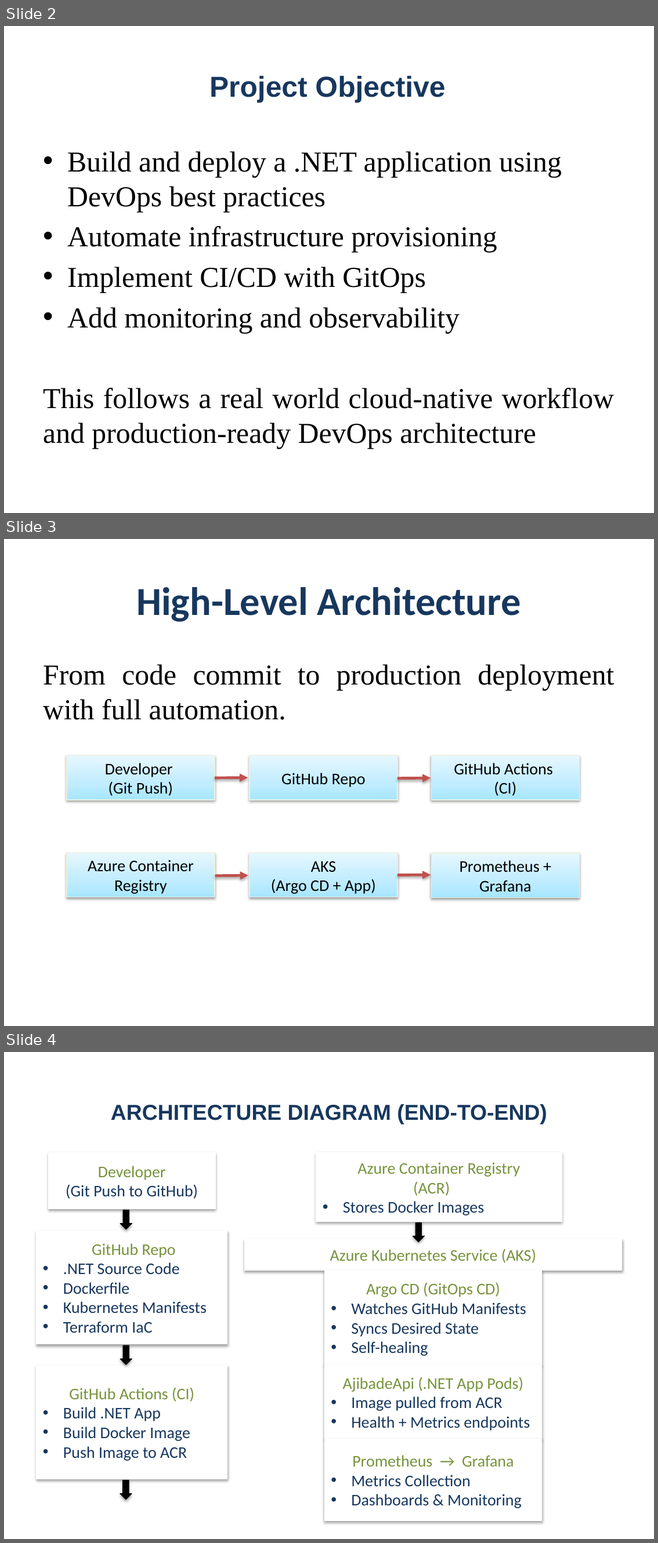
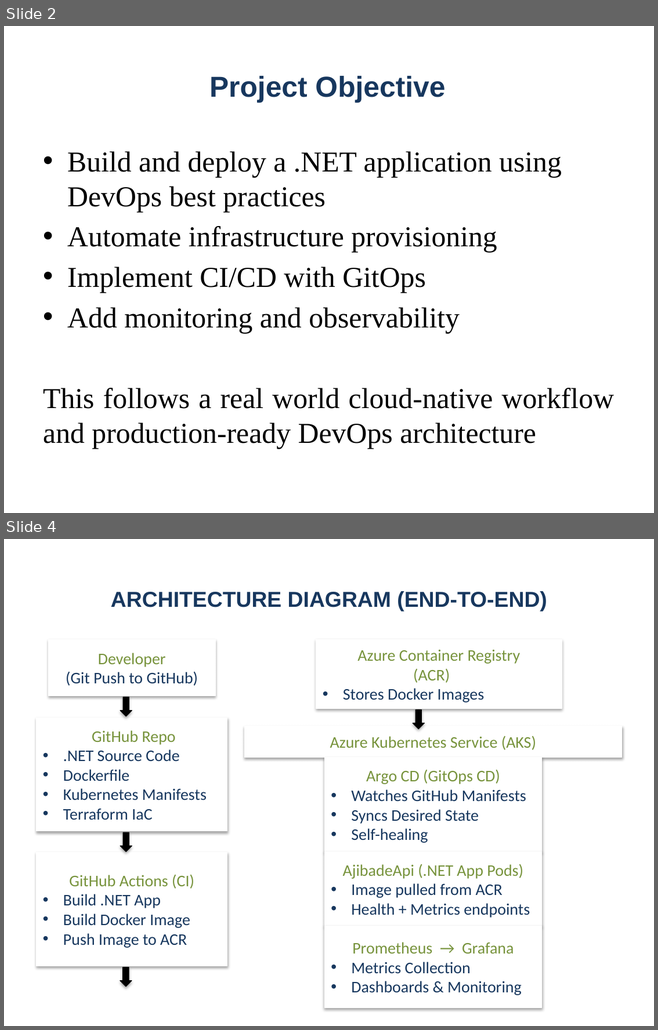
Before and after one commit to ajibade-lab/WalureProject, a slide deck: docs/Ajibade_DevOps_Project.pptx. Shown one above the other, each under a label of ours: slides 2, 3 and 4 before the commit, slides 2 and 4 after it; the slides between them are not shown. The pictures are 658x1543 and 658x1030 pixels, drawn with LibreOffice and Linux fonts; fonts in the diff are those of the drawing. Boxes give left, top, right and bottom in pixels: in the first picture for what was removed or moved away, otherwise in the second. Text is boxed around its words. In the diff, an @@ line names an element or a change of style, - is before the commit and + after.

```diff
--- a/docs/Ajibade_DevOps_Project.pptx
+++ b/docs/Ajibade_DevOps_Project.pptx
@@ slide 3 removed at (4, 539, 654, 1026), background #FFFFFF @@
@@ title removed at (136, 587, 520, 622) @@
-High-Level Architecture
@@ text removed at (43, 664, 614, 720) @@
-From code commit to production deployment with full automation.
@@ rectangle removed at (67, 756, 215, 800) @@
-Developer
-(Git Push)
@@ rectangle removed at (249, 756, 398, 800) @@
-GitHub Repo
@@ rectangle removed at (431, 756, 579, 800) @@
-GitHub Actions
-(CI)
@@ arrow removed from (215, 778) to (248, 777) @@
@@ arrow removed from (397, 778) to (430, 778) @@
@@ rectangle removed at (67, 853, 215, 897) @@
-Azure Container Registry
@@ rectangle removed at (249, 853, 398, 897) @@
-AKS
-(Argo CD + App)
@@ rectangle removed at (431, 853, 579, 897) @@
-Prometheus + Grafana
@@ arrow removed from (215, 875) to (248, 875) @@
@@ arrow removed from (397, 875) to (430, 875) @@
```
Also in this commit, not shown: 1 slide added.
